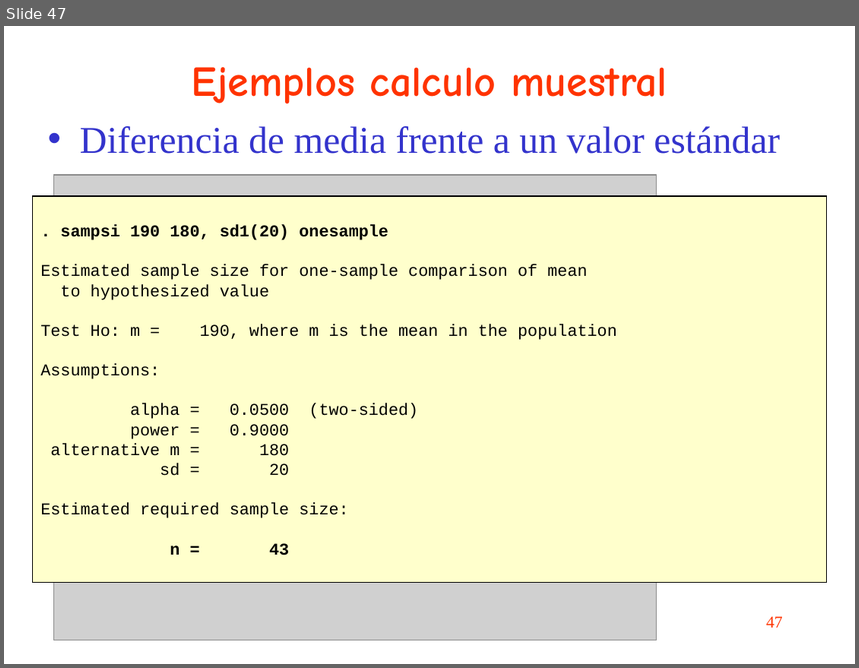
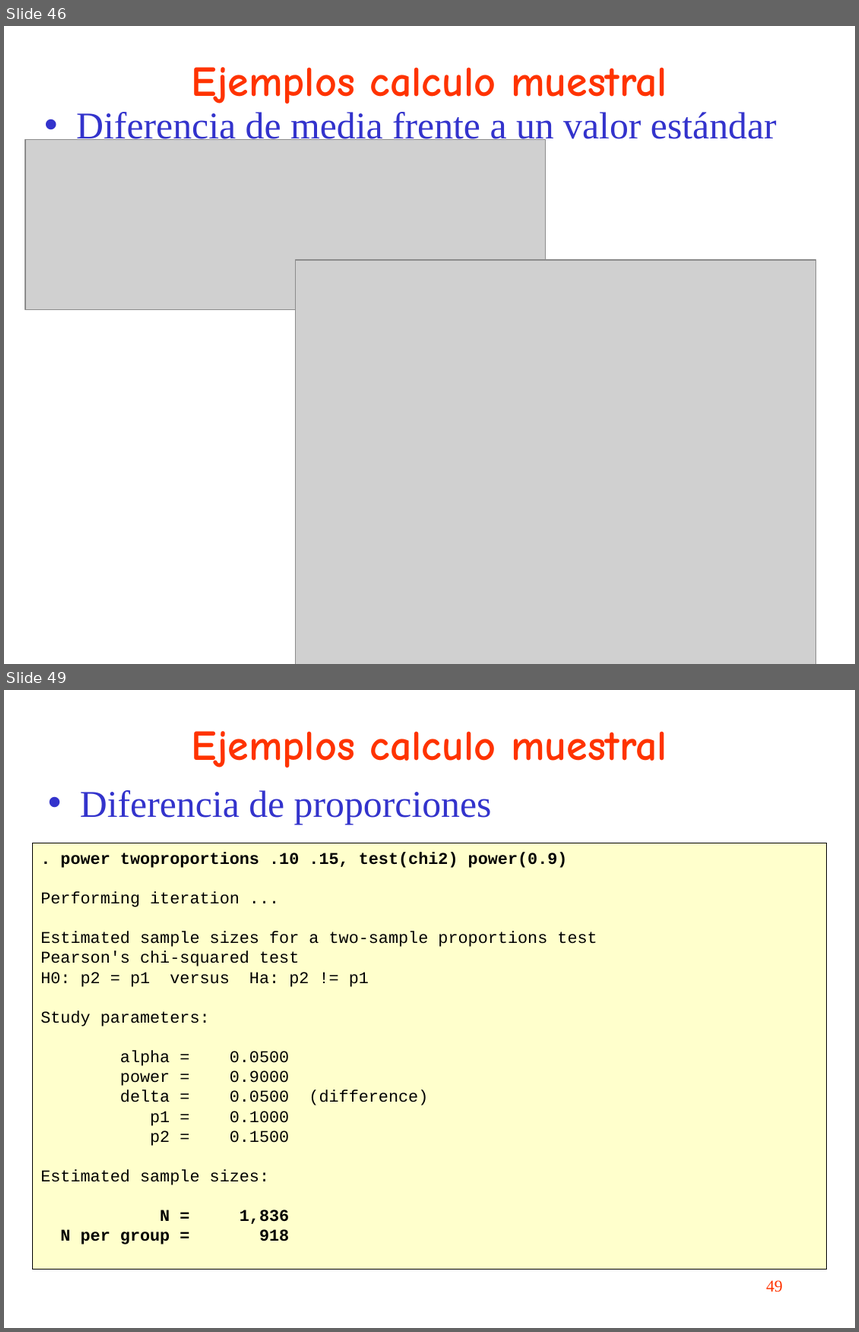
Before and after one commit to uebvhir/Course_Basic_data_analysis_with_Stata, a slide deck: slides/sessio_2_stata_basic.ppt. Shown one above the other, each under a label of ours: slide 47 before the commit, slides 46 and 49 after it; the slides between them are not shown. The pictures are 859x668 and 859x1332 pixels, drawn with LibreOffice and Linux fonts; fonts in the diff are those of the drawing; grey boxes stand for pictures. Boxes give left, top, right and bottom in pixels: in the first picture for what was removed or moved away, otherwise in the second. Text is boxed around its words. In the diff, an @@ line names an element or a change of style, - is before the commit and + after.

```diff
--- a/slides/sessio_2_stata_basic.ppt
+++ b/slides/sessio_2_stata_basic.ppt
@@ slide 49 added at bbox=[4, 690, 855, 1328], background #FFFFFF @@
@@ title added at bbox=[192, 731, 667, 768], 36 pt, text #FF3300, bold @@
+Ejemplos calculo muestral
@@ text added at bbox=[80, 790, 492, 825], 32 pt, text #3333CC @@
+• Diferencia de proporciones
@@ rectangle added at bbox=[32, 844, 826, 1270], fill #FFFFCC, outline #000000 0.74 pt, 14 pt, text #000000 @@
+. power twoproportions .10 .15, test(chi2) power(0.9)
+Performing iteration ...
+Estimated sample sizes for a two-sample proportions test
+Pearson's chi-squared test
+H0: p2 = p1 versus Ha: p2 != p1
+Study parameters:
+alpha = 0.0500
+power = 0.9000
+delta = 0.0500 (difference)
+p1 = 0.1000
+p2 = 0.1500
+Estimated sample sizes:
+N = 1,836
+N per group = 918
@@ page number added at bbox=[766, 1281, 783, 1293], 14 pt, text #FF3300 @@
+49
@@ what was slide 47 is now slide 46 @@
@@ slide 46 changed as well @@
@@ text "Diferencia de media frente a ..." rewrapped from bbox=[80, 126, 780, 154] to bbox=[76, 112, 777, 146] @@
@@ picture: place and size @@
-picture at bbox=[53, 175, 656, 641]
+picture at bbox=[25, 139, 545, 309]
@@ rectangle removed at bbox=[32, 196, 826, 582] @@
-. sampsi 190 180, sd1(20) onesample
-Estimated sample size for one-sample comparison of mean
-to hypothesized value
-Test Ho: m = 190, where m is the mean in the population
-Assumptions:
-alpha = 0.0500 (two-sided)
-power = 0.9000
-alternative m = 180
-sd = 20
-Estimated required sample size:
-n = 43
@@ picture added at bbox=[296, 260, 817, 664] @@
@@ page number removed at bbox=[766, 617, 783, 628] @@
-47
```
Also in this commit, not shown: 17 other slides changed, 10 other slides added, 10 slides removed, 1 other file.
